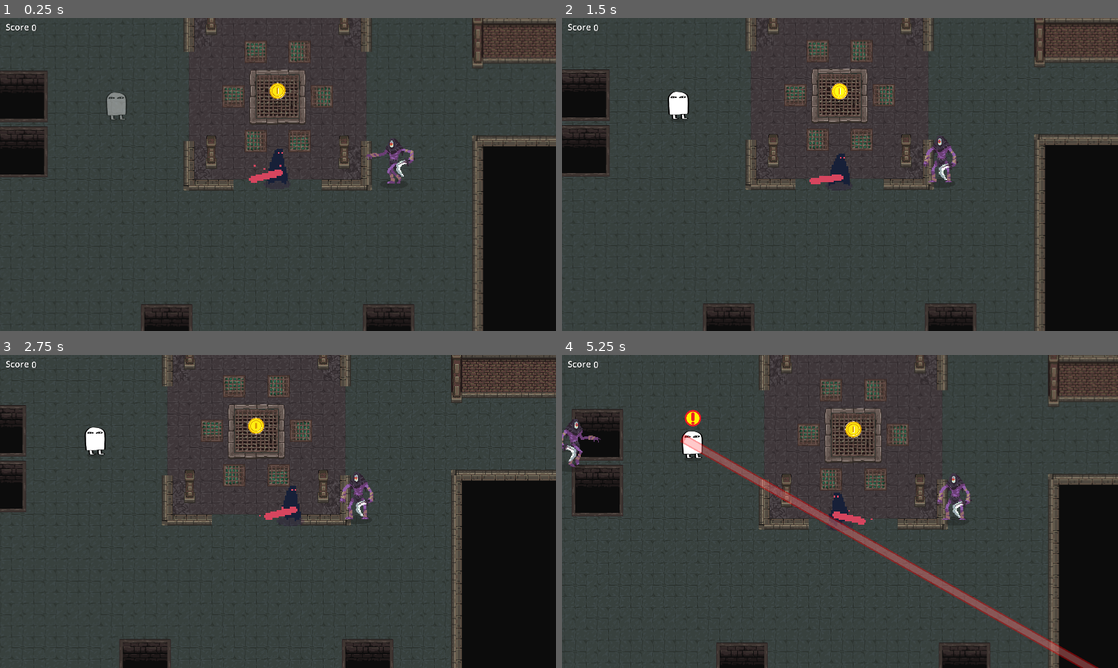
Above: before the commit, frames 1-4 (two rows, left to right).
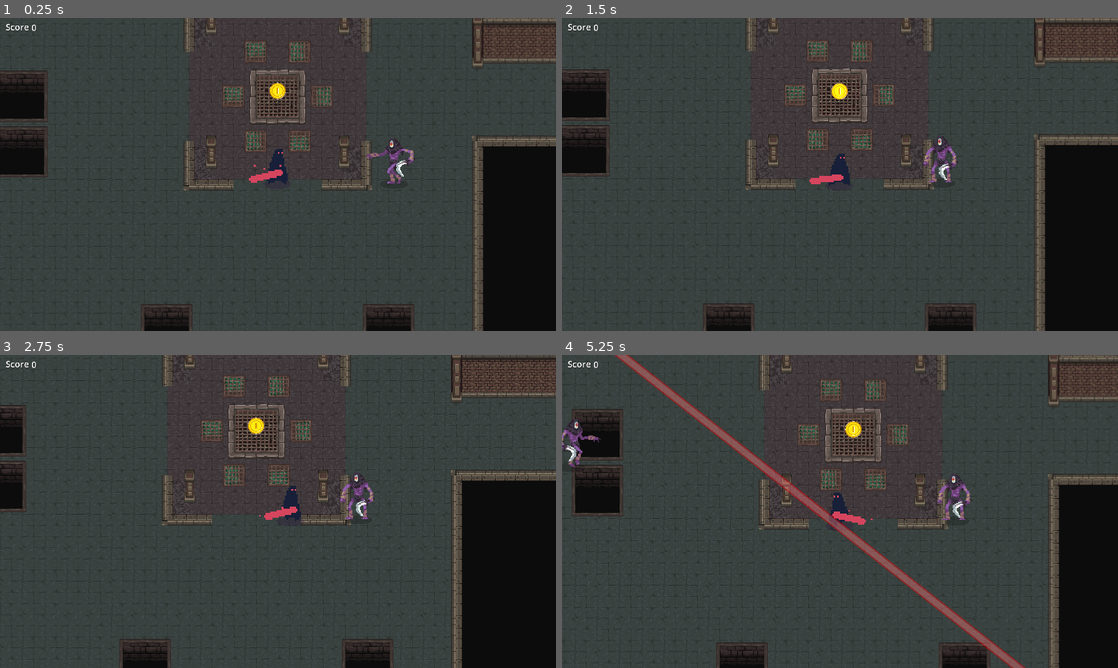
Above: after the commit, the same moments.

Repository: h-sutiwas/godot-mythus
Game: Godot game, scene res://scenes/playground.tscn
Same seed, same stepped clock (60 frames per second), same inputs: the game is played once before the commit and once after it.
Inputs:
- Up to frame 1 (0.25 s): no input
- Up to frame 2 (1.5 s): hold D (player_right) 0.53-1.28 s; hold Space (attack) 0.53-1.28 s; hold S (player_down) from 1.28 s (still down); tap Space (attack) at 1.35 s
- Up to frame 3 (2.75 s): release S (player_down) at 2.03 s; hold D (player_right) from 2.03 s (still down); hold Space (attack) from 2.03 s (still down)
- Up to frame 4 (5.25 s): release D (player_right) at 2.78 s; release Space (attack) at 2.78 s; hold W (player_up) 2.78-3.53 s; tap Space (attack) at 2.85, 4.35 s; hold Space (attack) 3.53-4.28 s; hold A (player_left) 3.53-5.03 s; hold S (player_down) from 5.03 s (still down); hold Space (attack) from 5.03 s (still down)

The runs differ from the first frame. In frame 1, 0.2% of the frame differs, in the area x 19-23%, y 23-33%; in frame 2, 0.3%; in frame 3, 0.3%; in frame 4, 4.8%, in the area x 9-97%, y 0-100%.

Commit message:
Update attack scale of Medjed

Diff:
--- a/scenes/entities/Enemy/medjed.gd
+++ b/scenes/entities/Enemy/medjed.gd
@@ -3,11 +3,11 @@
 @onready var player: CharacterBody2D = get_tree().get_first_node_in_group("Player")
 
 
+const pts_get = 1
 const atk_warnsec = 2
 const atk_atksec = 1
-const pts_get = 1
 var atk_interval = 5
-var atk_interval_end = 1
+const atk_interval_end = 1
 
 var isAttacking = false
 var isWarning = false
@@ -15,11 +15,10 @@
 var laser_rotate : float
 var player_pos : Vector2
 
-#var spawn_pos : Vector2
 
 
 func _ready():
-
+	#find location
 	player_pos = player.global_position
 	pos = global_position
 
@@ -54,8 +53,6 @@
 			$AnimatedSprite2D.scale.x = -1
 		if player_pos.x < pos.x:
 			$AnimatedSprite2D.scale.x = 1
-
-
 
 
 #medjed laser warning and attack
@@ -93,7 +90,7 @@
 			atk_interval -= 0.5
 
 
-#medjed dead / after shoot laser
+#medjed dead from player attack
 func medjed_dead():
 	GameController.points_get(pts_get)
 	$AnimationPlayer.play("medjed_dead")
--- a/scenes/entities/Enemy/medjed.tscn
+++ b/scenes/entities/Enemy/medjed.tscn
@@ -241,14 +241,14 @@
 visible = false
 self_modulate = Color(1, 1, 1, 0.4)
 z_index = 3
-scale = Vector2(2.06, 0.8)
+scale = Vector2(2.5, 0.8)
 texture = ExtResource("3_f5ho3")
 offset = Vector2(841.1765, 0)
 
 [node name="Laser" type="Sprite2D" parent="."]
 visible = false
 z_index = 5
-scale = Vector2(2, 1.2)
+scale = Vector2(2.4, 1.2)
 texture = ExtResource("2_kalyh")
 offset = Vector2(868, -4)
 
@@ -279,12 +279,12 @@
 
 [node name="sfx_medjed_warning" type="AudioStreamPlayer" parent="."]
 stream = ExtResource("7_apmaw")
-volume_db = -14.0
+volume_db = -12.0
 pitch_scale = 0.75
 
 [node name="sfx_medjed_atk" type="AudioStreamPlayer" parent="."]
 stream = ExtResource("5_ucl6o")
-volume_db = -10.0
+volume_db = -6.0
 pitch_scale = 1.7
 
 [node name="sfx_medjed_dead" type="AudioStreamPlayer2D" parent="."]
--- a/scenes/playground.tscn
+++ b/scenes/playground.tscn
@@ -352,11 +352,12 @@
 scale = Vector2(2.5, 2.5)
 
 [node name="Medjed" parent="." instance=ExtResource("7_emj6c")]
-position = Vector2(1315, 1195)
+position = Vector2(70, 122)
 
 [node name="Level BGM" type="AudioStreamPlayer" parent="."]
 stream = ExtResource("3_kddj0")
 volume_db = -6.058
+autoplay = true
 
 [node name="Map" type="TileMapLayer" parent="."]
 self_modulate = Color(1.7602391, 1.7602391, 1.7602391, 1)
